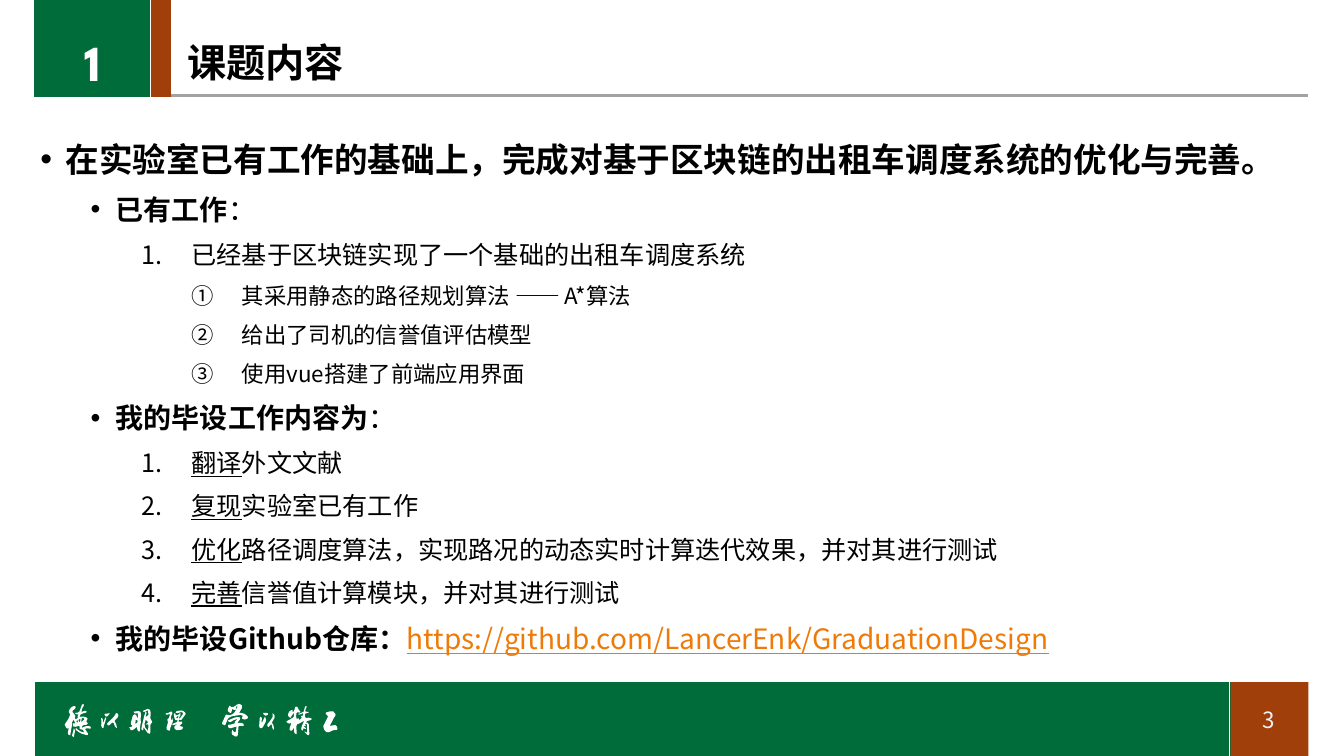
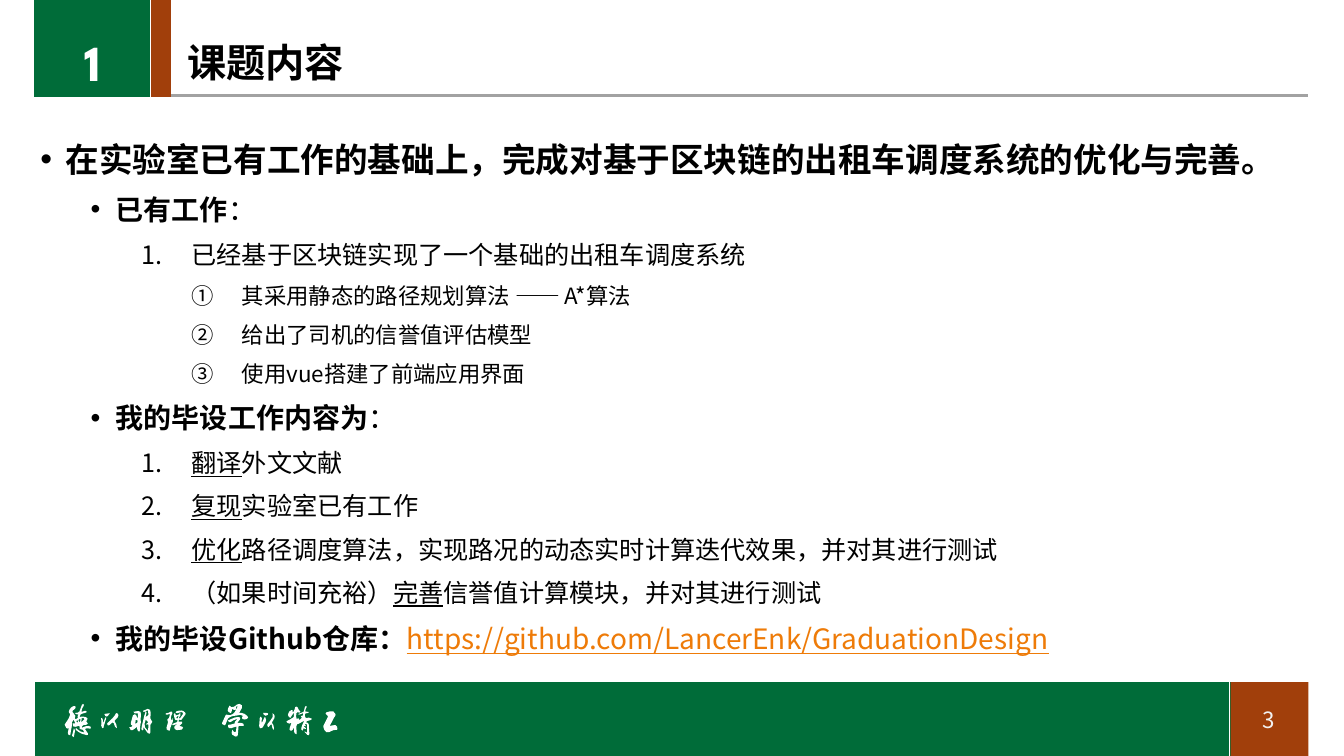
Before and after one commit to LancerEnk/GraduationDesign, a slide deck: slide 3 of doc/中期/中期_msj.pptx. Drawn at 1344x756 pixels with LibreOffice and Linux fonts; fonts in the diff are those of the drawing; background and template pictures are left out. Boxes give left, top, right and bottom in pixels: in the first picture for what was removed or moved away, otherwise in the second. Text is boxed around its words. In the diff, an @@ line names an element or a change of style, - is before the commit and + after.

```diff
--- a/doc/中期/中期_msj.pptx
+++ b/doc/中期/中期_msj.pptx
@@ text at [191, 580, 821, 607]: text changed @@
-    4. 完善信誉值计算模块，并对其进行测试
+    4. （如果时间充裕）完善信誉值计算模块，并对其进行测试
```
Also in this commit, not shown: 4 other slides changed, 1 other file.
